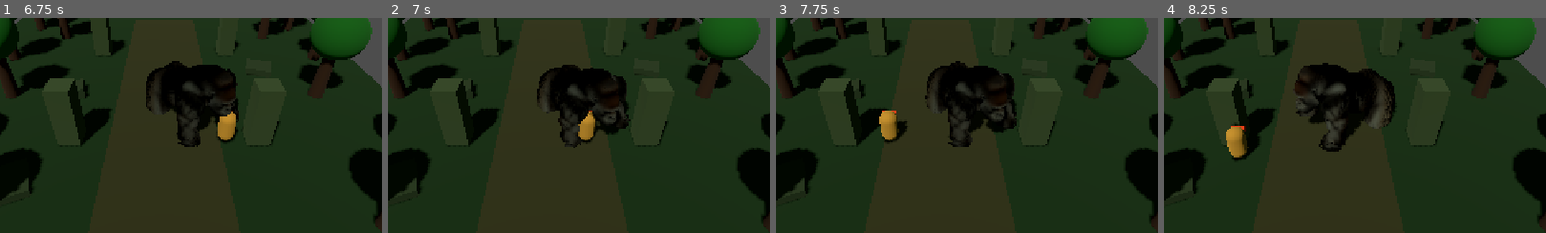
Above: before the commit, frames 1-4 (left to right).
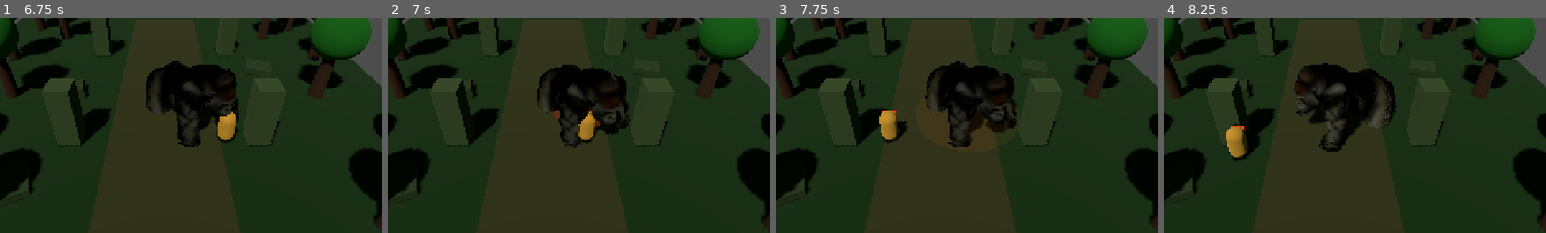
Above: after the commit, the same moments.

Repository: mnearn/Memory-Forest
Game: Godot game, scene res://inheritance_system/upgrade_shrine.tscn
Two runs of this game, one before a commit and one after it. Both use one fixed random seed, a clock stepped at 60 frames per second and the inputs below.
Inputs:
- Up to frame 1 (6.75 s): click "ENTER THE FOREST" at 0.5 s; click "DEMO: END RUN" at 1.25 s; click "DEMO: END RUN" at 2 s; hold D 2.78-3.5 s; tap Space at 3.02, 4.52, 6.02 s; click "ENTER THE FOREST" at 3.5 s; hold S 4.28-5.03 s; hold D 5.03-5.78 s; hold W 5.78-6.53 s; hold A from 6.53 s (still down)
- Up to frame 2 (7 s): keep holding A; tap Space at 6.77 s
- Up to frame 3 (7.75 s): keep holding A; tap Space at 7.52 s
- Up to frame 4 (8.25 s): release A at 8.03 s; hold S from 8.03 s (still down)
The pictures show only the part of the screen within x 28-78%, y 32-82%; the shares and areas given below are measured in that part.

Frame 1 is identical in both runs. In frame 2, 0.1% of the frame differs, in the area x 43-56%, y 43-51%; in frame 3, less than 0.1%; in frame 4, nothing differs.

Commit message:
Add jungle stage and Gorilla slam effects

Diff:
--- a/enemies/gorilla/gorilla_enemy.gd
+++ b/enemies/gorilla/gorilla_enemy.gd
@@ -31,6 +31,7 @@
 var can_slam: bool = true
 var is_attacking: bool = false
 var is_dead: bool = false
+var slam_warning: MeshInstance3D
 
 
 func _ready() -> void:
@@ -193,6 +194,7 @@
 	is_attacking = true
 	can_slam = false
 	can_attack = false
+	_show_slam_warning()
 
 	# ---------------- WARNING ----------------
 	# Gorilla rises up before attacking.
@@ -242,6 +244,9 @@
 		# Damage happens when the Gorilla hits the ground.
 	if is_dead or not is_inside_tree():
 		return
+
+	_remove_slam_warning()
+	_create_slam_shockwave()
 
 	if is_instance_valid(player) and player.is_inside_tree():
 		var distance: float = global_position.distance_to(
@@ -290,7 +295,93 @@
 # ============================================================
 # DAMAGE
 # ============================================================
-
+func _show_slam_warning() -> void:
+	if is_dead or not is_inside_tree():
+		return
+
+	slam_warning = MeshInstance3D.new()
+
+	var warning_mesh := CylinderMesh.new()
+	warning_mesh.top_radius = slam_range
+	warning_mesh.bottom_radius = slam_range
+	warning_mesh.height = 0.03
+
+	slam_warning.mesh = warning_mesh
+	slam_warning.position = Vector3(0, 0.04, 0)
+
+	var warning_material := StandardMaterial3D.new()
+	warning_material.albedo_color = Color(0.85, 0.12, 0.04, 0.30)
+	warning_material.transparency = BaseMaterial3D.TRANSPARENCY_ALPHA
+	warning_material.shading_mode = BaseMaterial3D.SHADING_MODE_UNSHADED
+
+	slam_warning.material_override = warning_material
+	add_child(slam_warning)
+
+	slam_warning.scale = Vector3(0.15, 1.0, 0.15)
+
+	var tween := create_tween()
+	tween.tween_property(
+		slam_warning,
+		"scale",
+		Vector3(1.0, 1.0, 1.0),
+		0.55
+	)
+
+
+func _remove_slam_warning() -> void:
+	if is_instance_valid(slam_warning):
+		slam_warning.queue_free()
+
+	slam_warning = null
+
+
+func _create_slam_shockwave() -> void:
+	if is_dead or not is_inside_tree():
+		return
+
+	var shockwave := MeshInstance3D.new()
+
+	var shockwave_mesh := CylinderMesh.new()
+	shockwave_mesh.top_radius = 1.0
+	shockwave_mesh.bottom_radius = 1.0
+	shockwave_mesh.height = 0.05
+
+	shockwave.mesh = shockwave_mesh
+	shockwave.position = Vector3(0, 0.06, 0)
+
+	var shockwave_material := StandardMaterial3D.new()
+	shockwave_material.albedo_color = Color(1.0, 0.45, 0.08, 0.65)
+	shockwave_material.transparency = BaseMaterial3D.TRANSPARENCY_ALPHA
+	shockwave_material.shading_mode = BaseMaterial3D.SHADING_MODE_UNSHADED
+	shockwave_material.emission_enabled = true
+	shockwave_material.emission = Color(1.0, 0.25, 0.03)
+	shockwave_material.emission_energy_multiplier = 2.0
+
+	shockwave.material_override = shockwave_material
+	add_child(shockwave)
+
+	shockwave.scale = Vector3(0.15, 1.0, 0.15)
+
+	var tween := create_tween()
+
+	tween.tween_property(
+		shockwave,
+		"scale",
+		Vector3(slam_range, 1.0, slam_range),
+		0.30
+	)
+
+	tween.parallel().tween_property(
+		shockwave_material,
+		"albedo_color:a",
+		0.0,
+		0.30
+	)
+
+	await tween.finished
+
+	if is_instance_valid(shockwave):
+		shockwave.queue_free()
 func take_damage(amount: float) -> void:
 	if is_dead:
 		return
